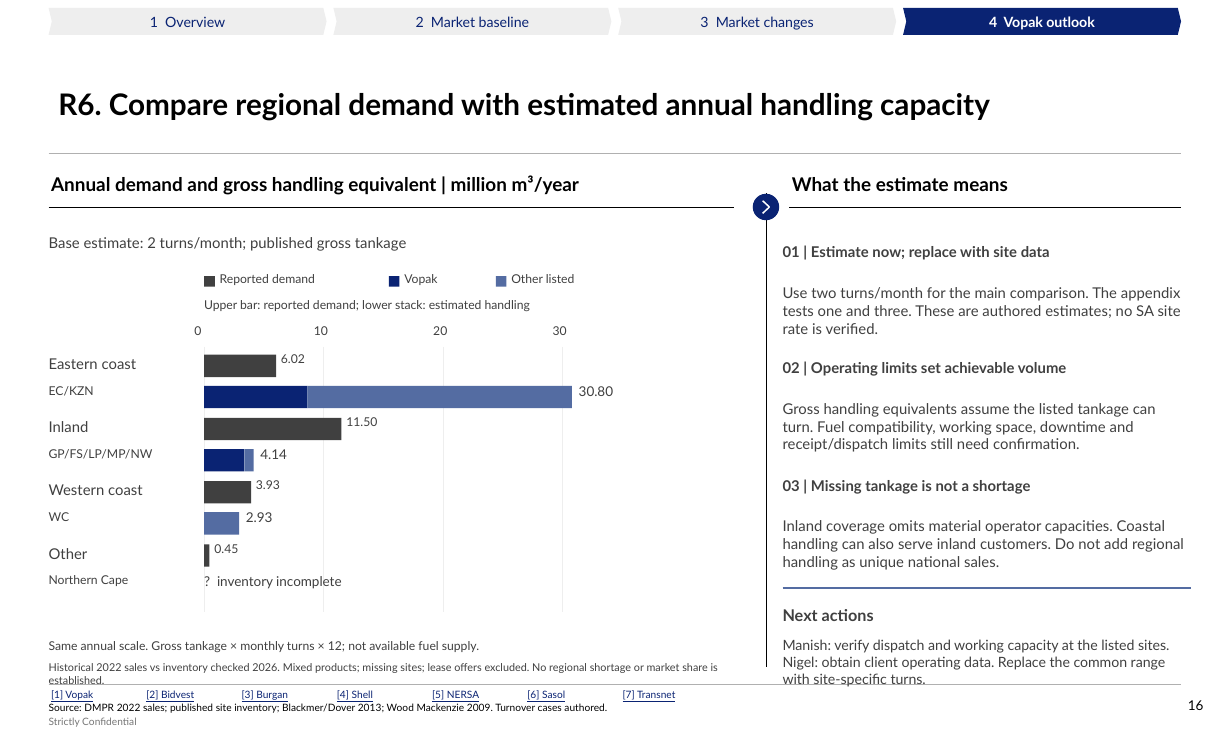
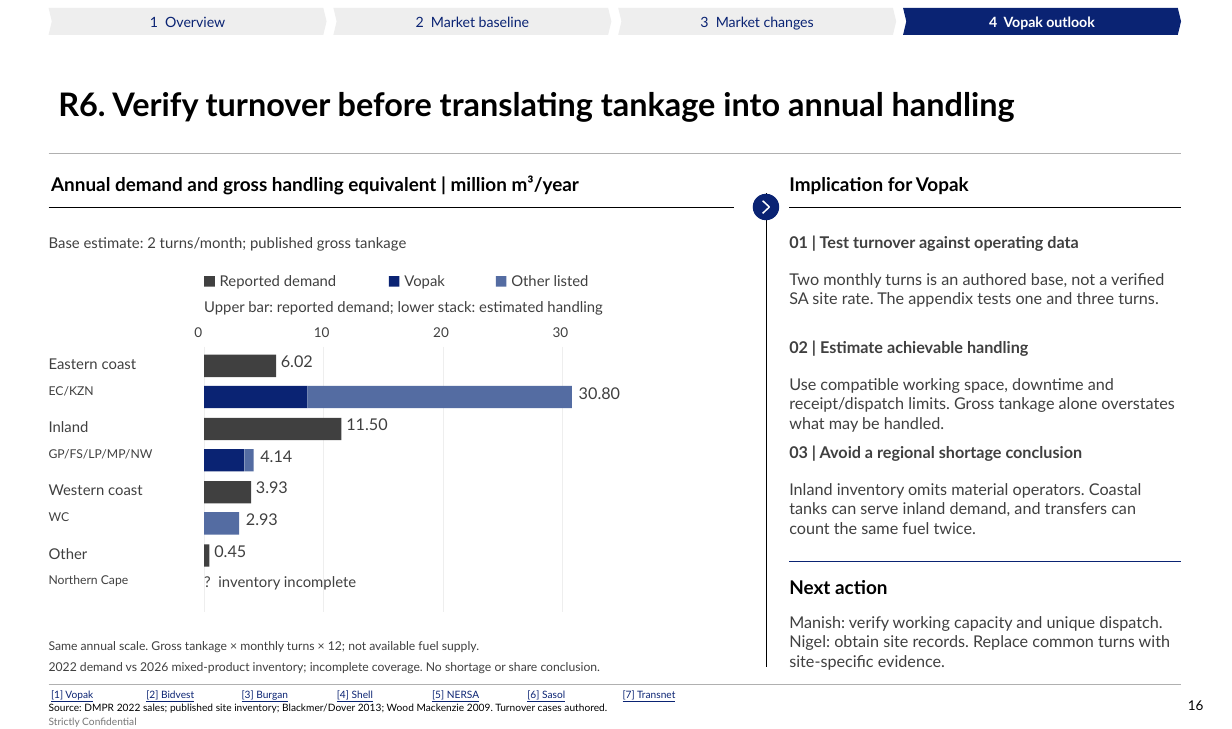
Before and after one commit to Africa-International-Advisors/liquid_fuels_model, a slide deck: slide 16 of pptx/output/delivered/Vopak_Week1_Convergence_2026_10_06.pptx. Drawn at 1232x729 pixels with LibreOffice and Linux fonts; fonts in the diff are those of the drawing; background and template pictures are left out. Boxes give left, top, right and bottom in pixels: in the first picture for what was removed or moved away, otherwise in the second. Text is boxed around its words. In the diff, an @@ line names an element or a change of style, - is before the commit and + after.

```diff
--- a/pptx/output/delivered/Vopak_Week1_Convergence_2026_10_06.pptx
+++ b/pptx/output/delivered/Vopak_Week1_Convergence_2026_10_06.pptx
@@ title at (x1=58, y1=92, x2=1015, y2=122): text changed; size 22 to 24 pt @@
-R6. Compare regional demand with estimated annual handling capacity
+R6. Verify turnover before translating tankage into annual handling
@@ text at (x1=789, y1=177, x2=969, y2=195): text changed @@
-What the estimate means
+Implication for Vopak
@@ text at (x1=789, y1=236, x2=1079, y2=251): text changed; size 11 to 12 pt @@
-01 | Estimate now; replace with site data
+01 | Test turnover against operating data
@@ size 9 to 11 pt in 4 elements at (x1=220, y1=275, x2=336, y2=289), (x1=404, y1=275, x2=445, y2=289), (x1=511, y1=275, x2=589, y2=286), (x1=204, y1=301, x2=602, y2=315) @@
@@ text at (x1=789, y1=273, x2=1164, y2=307): text changed; size 11 to 12 pt @@
-Use two turns/month for the main comparison. The appendix tests one and three. These are authored estimates; no SA site rate is verified.
+Two monthly turns is an authored base, not a verified SA site rate. The appendix tests one and three turns.
@@ size 9 to 10 pt in 4 elements at (x1=194, y1=327, x2=202, y2=337), (x1=314, y1=327, x2=330, y2=337), (x1=433, y1=327, x2=449, y2=337), (x1=553, y1=327, x2=569, y2=337) @@
@@ text at (x1=789, y1=341, x2=1028, y2=356): text changed; size 11 to 12 pt @@
-02 | Operating limits set achievable volume
+02 | Estimate achievable handling
@@ text at (x1=789, y1=378, x2=1175, y2=432): text changed; size 11 to 12 pt @@
-Gross handling equivalents assume the listed tankage can turn. Fuel compatibility, working space, downtime and receipt/dispatch limits still need confirmation.
+Use compatible working space, downtime and receipt/dispatch limits. Gross tankage alone overstates what may be handled.
@@ text at (x1=789, y1=446, x2=1083, y2=461): text changed; size 11 to 12 pt @@
-03 | Missing tankage is not a shortage
+03 | Avoid a regional shortage conclusion
@@ text at (x1=789, y1=483, x2=1142, y2=534): text changed; size 11 to 12 pt @@
-Inland coverage omits material operator capacities. Coastal handling can also serve inland customers. Do not add regional handling as unique national sales.
+Inland inventory omits material operators. Coastal tanks can serve inland demand, and transfers can count the same fuel twice.
@@ size 10 to 12 pt in 3 elements at (x1=579, y1=387, x2=620, y2=399), (x1=260, y1=450, x2=292, y2=462), (x1=246, y1=513, x2=278, y2=525) @@
@@ size 9 to 12 pt in 4 elements at (x1=281, y1=355, x2=313, y2=367), (x1=346, y1=418, x2=387, y2=430), (x1=256, y1=481, x2=288, y2=493), (x1=214, y1=545, x2=246, y2=557) @@
@@ line moved from (783, 588) - (1191, 588) to (790, 562) - (1181, 562) @@
@@ line (790, 562) - (1181, 562): stroke #546CA2 1 pt to #0A2373 0.8 pt @@
@@ text "? inventory incomplete" at (x1=218, y1=576, x2=356, y2=590): size 10 to 11 pt @@
@@ text at (x1=789, y1=580, x2=887, y2=594): text changed; size 12 to 14 pt; text colour #404040 to #000000 @@
-Next actions
+Next action
@@ text at (x1=789, y1=616, x2=1170, y2=670): text changed; size 10.5 to 12 pt @@
-Manish: verify dispatch and working capacity at the listed sites. Nigel: obtain client operating data. Replace the common range with site-specific turns.
+Manish: verify working capacity and unique dispatch. Nigel: obtain site records. Replace common turns with site-specific evidence.
@@ text at (x1=49, y1=662, x2=601, y2=673): text changed; size 8 to 9 pt @@
-Historical 2022 sales vs inventory checked 2026. Mixed products; missing sites; lease offers excluded. No regional shortage or market share is established.
+2022 demand vs 2026 mixed-product inventory; incomplete coverage. No shortage or share conclusion.
```
Also in this commit, not shown: 17 other slides changed, 8 other files.
